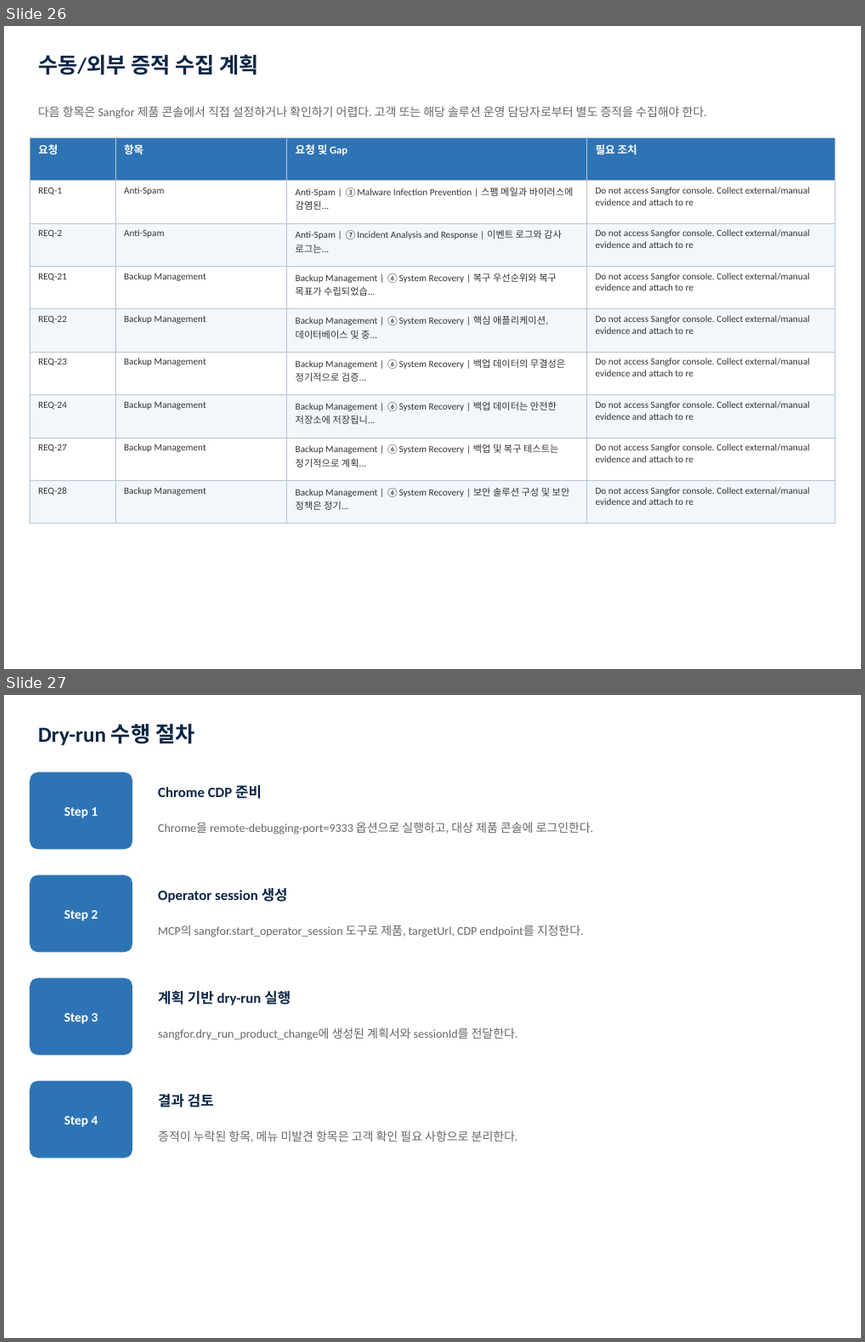
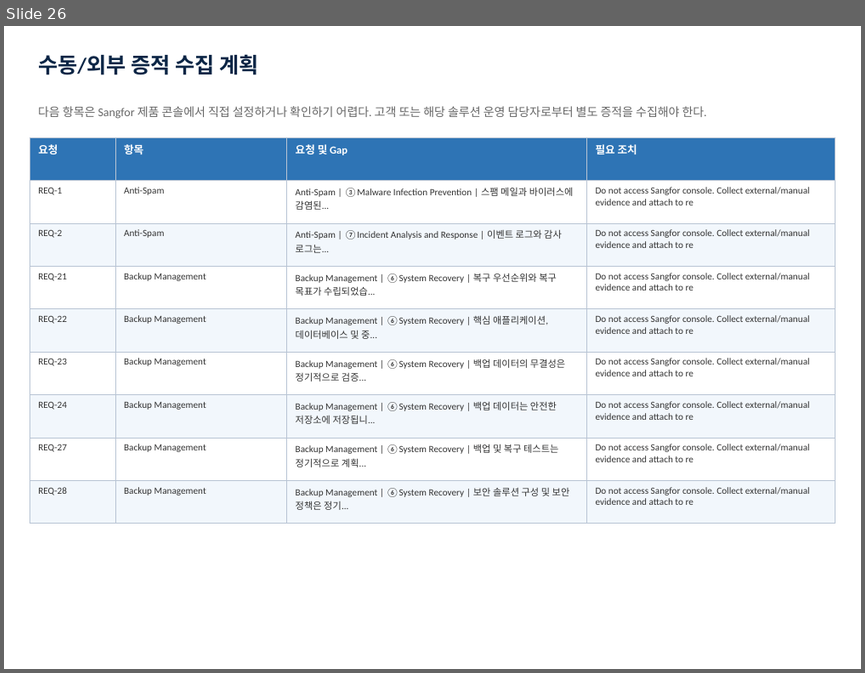
Before and after one commit to whelp99-code/whelp99-code-sangfor-engineer-mcp, a slide deck: outputs/Sangfor_설정가이드_v6_감사항목개별표시.pptx. Shown one above the other, each under a label of ours: slides 26 and 27 before the commit, slide 26 after it. The pictures are 865x1342 and 865x673 pixels, drawn with LibreOffice and Linux fonts; fonts in the diff are those of the drawing. Boxes give left, top, right and bottom in pixels: in the first picture for what was removed or moved away, otherwise in the second. Text is boxed around its words. In the diff, an @@ line names an element or a change of style, - is before the commit and + after.

Commit message:
feat: CC 로그인 검증 + MCP 학습 파이프라인 + 스크린샷 패키지 개선
- scripts/inspect-cc-login.ts: CC 콘솔 로그인 검증
- scripts/mcp-learning-pipeline.ts: MCP 학습 파이프라인
- scripts/sync-db.ts: DB 동기화
- packages/sangfor-chrome: Chrome CDP 개선
- packages/sangfor-screenshot: 스크린샷 패키지 개선
- outputs: 종합 메뉴얼 DOCX/PPTX 업데이트

```diff
--- a/outputs/Sangfor_설정가이드_v6_감사항목개별표시.pptx
+++ b/outputs/Sangfor_설정가이드_v6_감사항목개별표시.pptx
@@ slide 27 removed at <box>4,695,861,1338</box>, background #FFFFFF @@
@@ text removed at <box>38,724,194,745</box> @@
-Dry-run 수행 절차
@@ rounded rectangle removed at <box>30,772,132,849</box> @@
@@ text removed at <box>158,785,262,799</box> @@
-Chrome CDP 준비
@@ text removed at <box>64,807,98,818</box> @@
-Step 1
@@ text removed at <box>158,822,594,834</box> @@
-Chrome을 remote-debugging-port=9333 옵션으로 실행하고, 대상 제품 콘솔에 로그인한다.
@@ rounded rectangle removed at <box>30,875,132,952</box> @@
@@ text removed at <box>158,888,288,902</box> @@
-Operator session 생성
@@ text removed at <box>64,910,98,921</box> @@
-Step 2
@@ text removed at <box>158,925,584,937</box> @@
-MCP의 sangfor.start_operator_session 도구로 제품, targetUrl, CDP endpoint를 지정한다.
@@ rounded rectangle removed at <box>30,978,132,1055</box> @@
@@ text removed at <box>158,991,290,1005</box> @@
-계획 기반 dry-run 실행
@@ text removed at <box>64,1013,98,1024</box> @@
-Step 3
@@ text removed at <box>158,1027,518,1040</box> @@
-sangfor.dry_run_product_change에 생성된 계획서와 sessionId를 전달한다.
@@ rounded rectangle removed at <box>30,1081,132,1157</box> @@
@@ text removed at <box>158,1094,214,1107</box> @@
-결과 검토
@@ text removed at <box>64,1116,98,1127</box> @@
-Step 4
@@ text removed at <box>158,1130,518,1142</box> @@
-증적이 누락된 항목, 메뉴 미발견 항목은 고객 확인 필요 사항으로 분리한다.
```
Also in this commit, not shown: 21 slides changed, 1 other slide removed, 9 other files.
